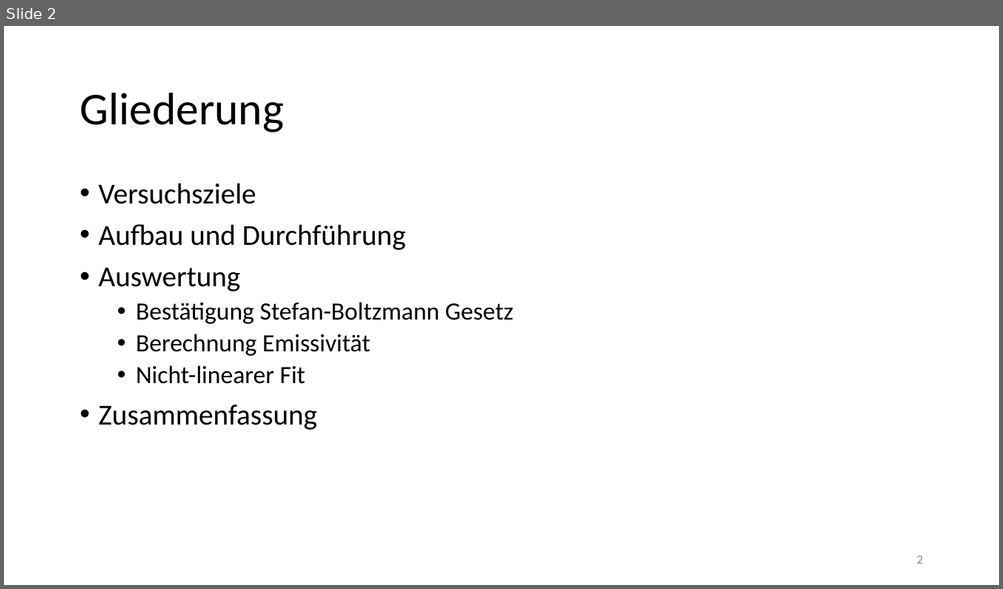
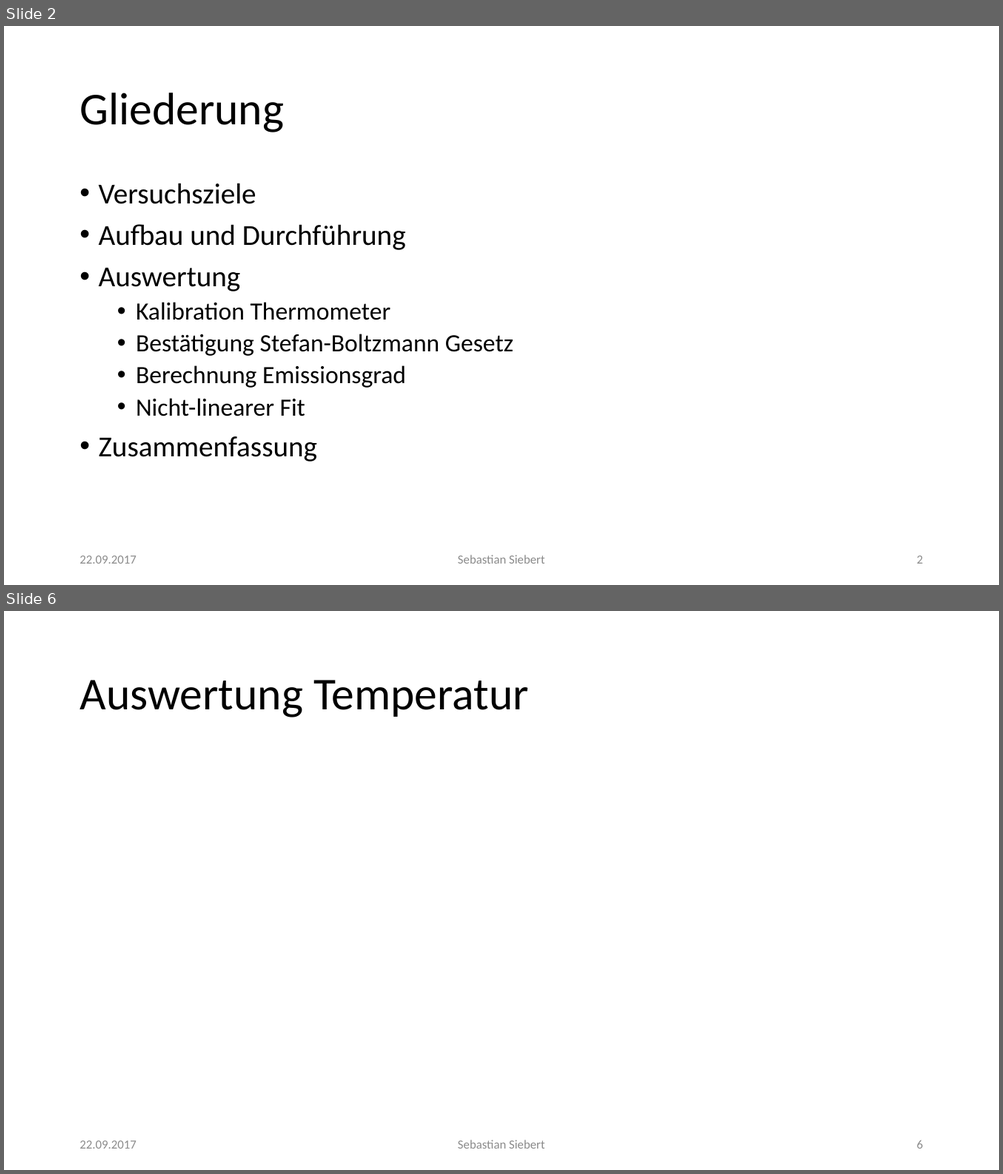
Before and after one commit to thewhitecat/grundpraktikum1, a slide deck: grundpraktikum2/Atomphysik/Atomphysik.pptx. Shown one above the other, each under a label of ours: slide 2 before the commit, slides 2 and 6 after it; the slides between them are not shown. The pictures are 1003x589 and 1003x1174 pixels, drawn with LibreOffice and Linux fonts; fonts in the diff are those of the drawing. Boxes give left, top, right and bottom in pixels: in the first picture for what was removed or moved away, otherwise in the second. Text is boxed around its words. In the diff, an @@ line names an element or a change of style, - is before the commit and + after.

```diff
--- a/grundpraktikum2/Atomphysik/Atomphysik.pptx
+++ b/grundpraktikum2/Atomphysik/Atomphysik.pptx
@@ slide 6 added at [4,611,999,1170], background #FFFFFF @@
@@ title added at [79,680,529,718], 44 pt, text #000000 @@
+Auswertung Temperatur
@@ text added at [79,1141,136,1149], 12 pt, text #8C8C8C @@
+22.09.2017
@@ text added at [458,1140,544,1149], 12 pt, text #8C8C8C @@
+Sebastian Siebert
@@ page number added at [916,1141,922,1149], 12 pt, text #8C8C8C @@
+6
@@ slide 2 changed as well @@
@@ text at [136,302,391,321]: paragraph added @@
+  • Kalibration Thermometer
@@ text at [136,366,406,388]: text changed @@
-  • Berechnung Emissivität
+  • Berechnung Emissionsgrad
@@ text added at [79,556,136,564], 12 pt, text #8C8C8C @@
+22.09.2017
@@ text added at [458,555,544,564], 12 pt, text #8C8C8C @@
+Sebastian Siebert
```
Also in this commit, not shown: 2 other slides changed, 9 other slides added, 2 slides removed.
